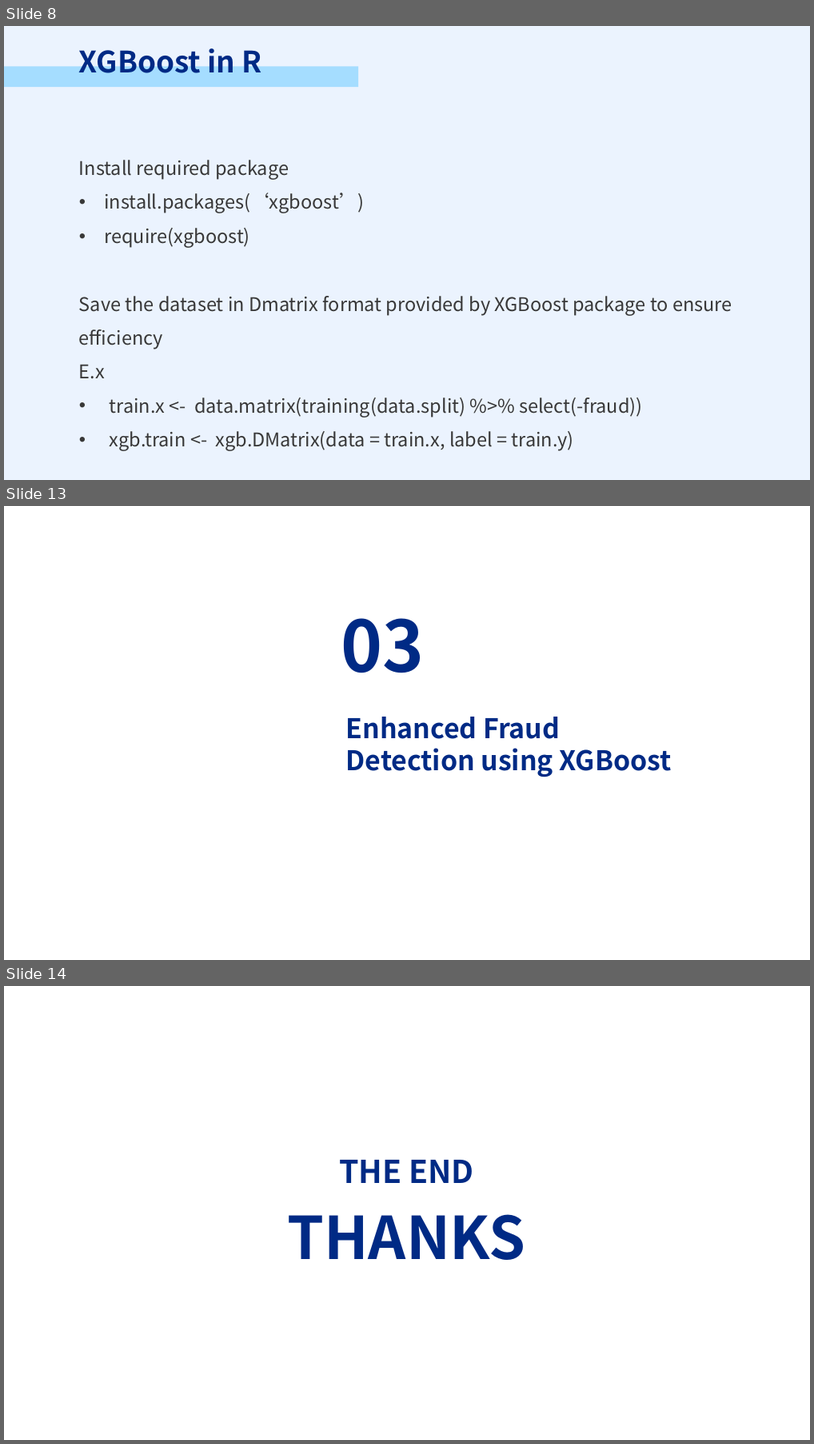
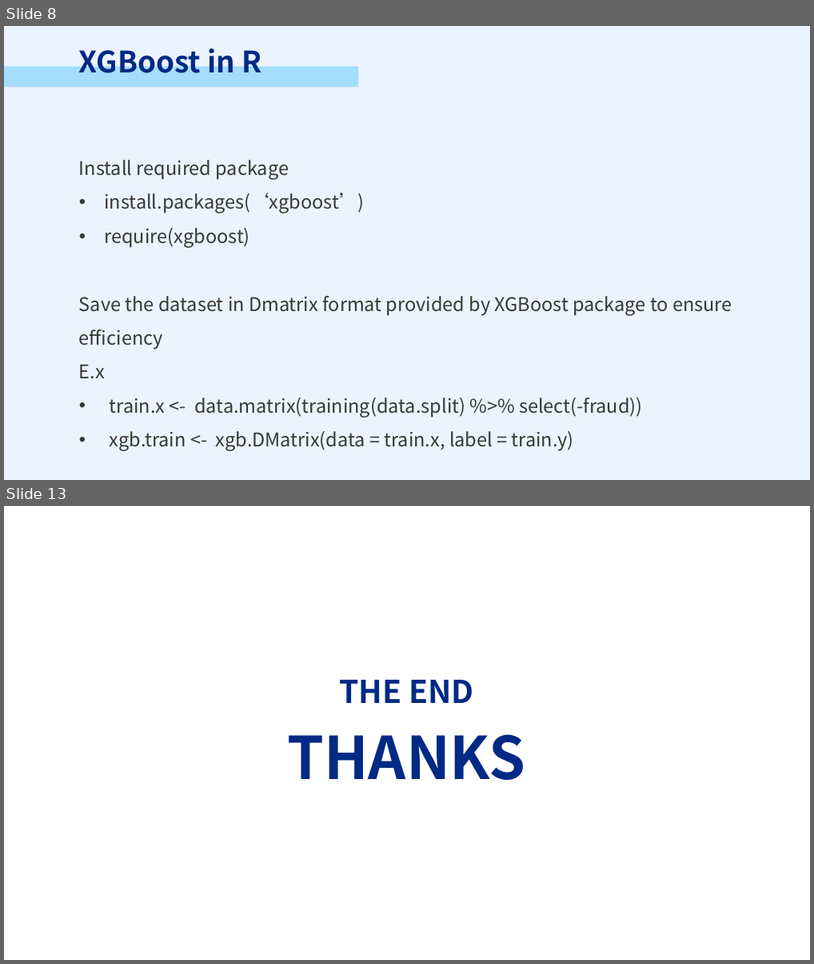
Before and after one commit to PSTAT197-F23/PSTAT197A_FP_Group1, a slide deck: scripts/drafts/PRESENTATION.pptx. Shown one above the other, each under a label of ours: slides 8, 13 and 14 before the commit, slides 8 and 13 after it; the slides between them are not shown. The pictures are 814x1444 and 814x964 pixels, drawn with LibreOffice and Linux fonts; fonts in the diff are those of the drawing; background and template pictures are left out. Boxes give left, top, right and bottom in pixels: in the first picture for what was removed or moved away, otherwise in the second. Text is boxed around its words. In the diff, an @@ line names an element or a change of style, - is before the commit and + after.

```diff
--- a/scripts/drafts/PRESENTATION.pptx
+++ b/scripts/drafts/PRESENTATION.pptx
@@ slide 13 removed at (4,506,810,960), background picture (left out) @@
@@ text removed at (342,618,425,673) @@
-03
@@ text removed at (346,716,672,777) @@
-Enhanced Fraud Detection using XGBoost
@@ what was slide 14 is now slide 13 @@
```
Also in this commit, not shown: 3 slides changed, 3 slides added, 3 other slides removed.
